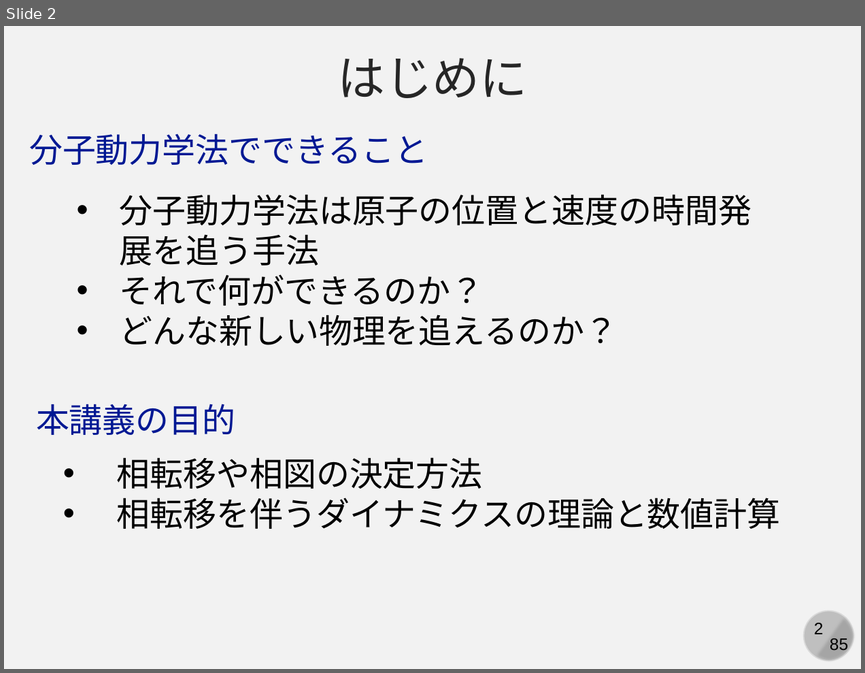
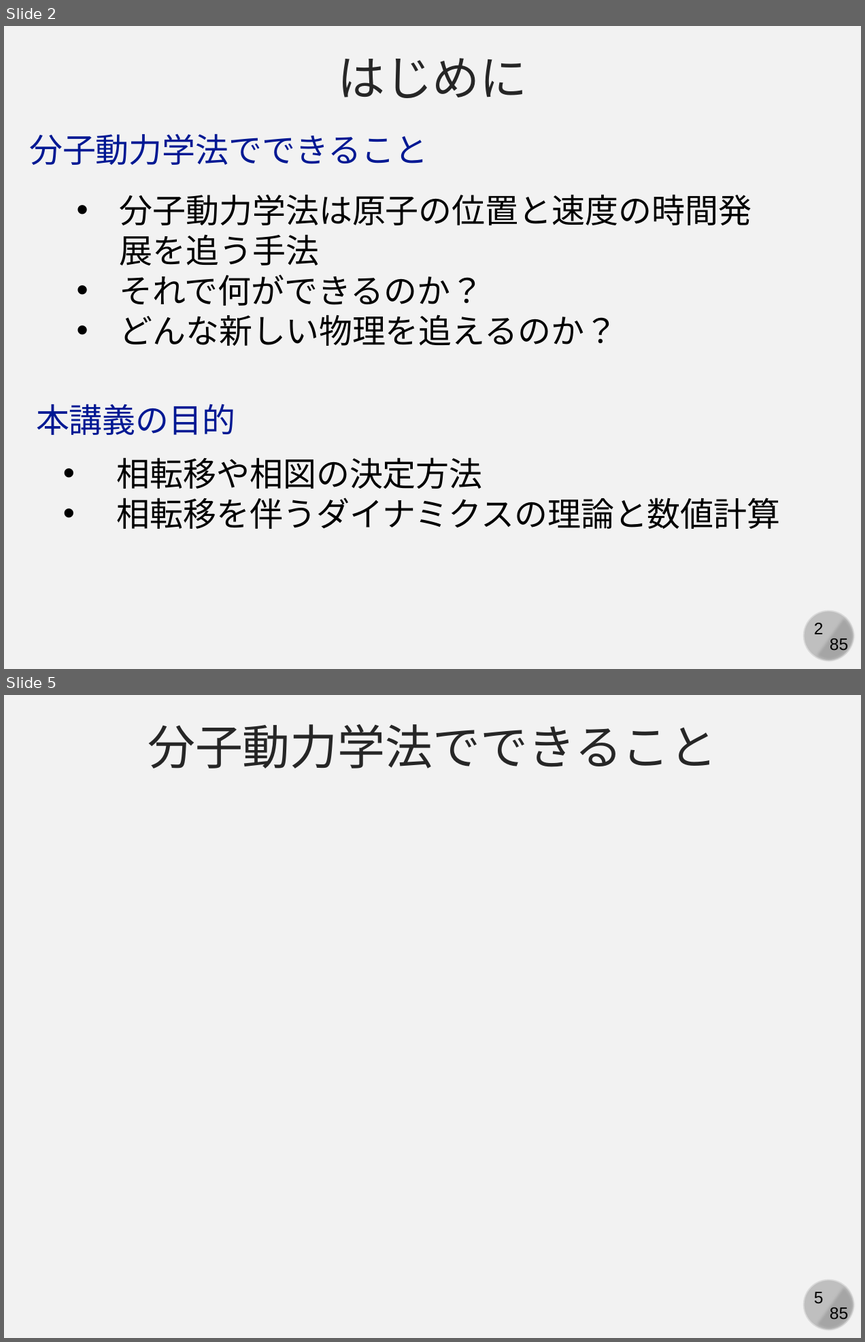
Before and after one commit to kaityo256/yamagata2022, a slide deck: 05_md_advanced/yamagata05.pptx. Shown one above the other, each under a label of ours: slide 2 before the commit, slides 2 and 5 after it; the slides between them are not shown. The pictures are 865x673 and 865x1342 pixels, drawn with LibreOffice and Linux fonts; fonts in the diff are those of the drawing. Boxes give left, top, right and bottom in pixels: in the first picture for what was removed or moved away, otherwise in the second. Text is boxed around its words. In the diff, an @@ line names an element or a change of style, - is before the commit and + after.

```diff
--- a/05_md_advanced/yamagata05.pptx
+++ b/05_md_advanced/yamagata05.pptx
@@ slide 5 added at <box>4,695,861,1338</box>, background #F2F2F2; not listed: 4 template elements that a slide beside it also shows @@
@@ text added at <box>147,724,717,768</box>, 40 pt, text #262626 @@
+分子動力学法でできること
```
Also in this commit, not shown: 2 other slides added.
